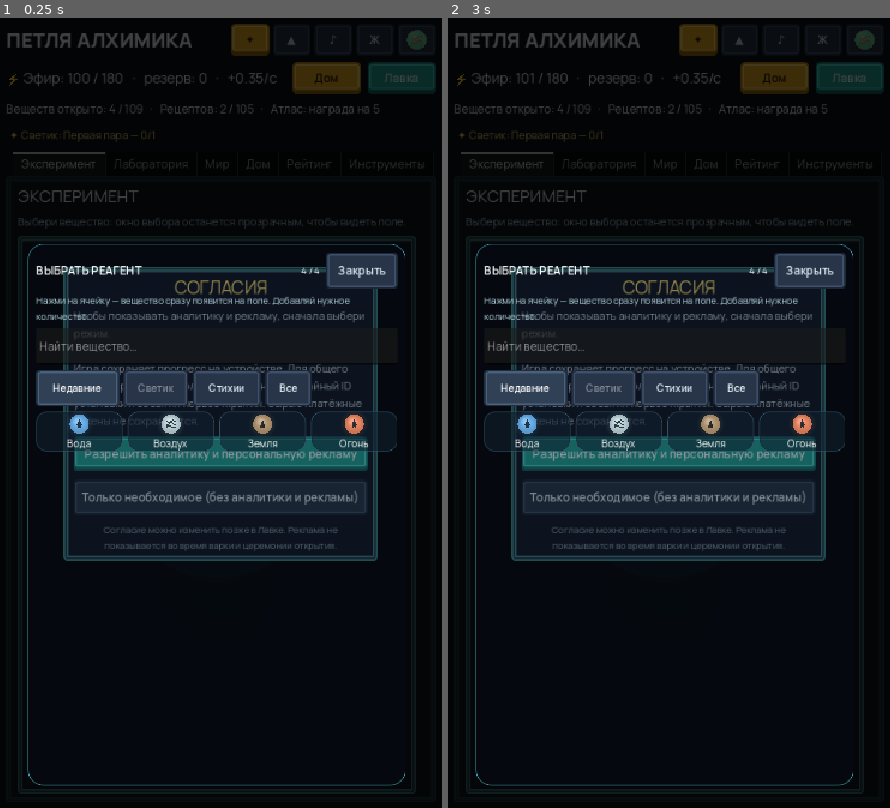
Above: before the commit, frames 1-2 (left to right).
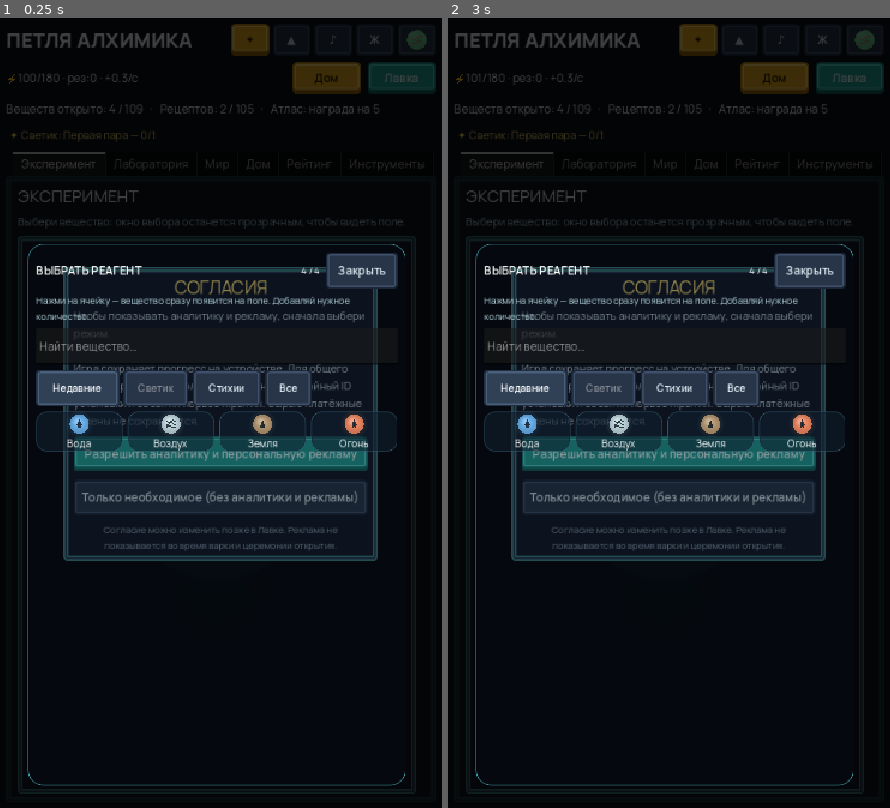
Above: after the commit, the same moments.

Repository: RedRad1sh/alchemists-loop
Game: Godot game, scene res://main.tscn
Same seed, same stepped clock (60 frames per second), same inputs: the game is played once before the commit and once after it.
Inputs (mouse positions are in pixels of both pictures, inside the frame that each line leads up to):
- Up to frame 1 (0.25 s): no input
- Up to frame 2 (3 s): click (664, 349) at 0.52 s; type "12" at 0.6 s; click "✦" at 1.25 s; click "▲" at 2 s; click "♪" at 2.75 s

The runs differ from the first frame. In frame 1, 0.2% of the frame differs, in the area x 1-63%, y 6-9%; in frame 2, 0.2%, in the area x 1-62%, y 6-9%.

Commit message:
ui: raise music volume to 0 dB, compact ether header line
- Music base volume: -6 dB → 0 dB (2x louder)
- Ether header: shorten text from "⚡ Эфир: X / Y · резерв: Z · +N.NN/с"
  to "⚡X/Y · рез:Z · +N.N/с", reduce font 17→14, disable autowrap
  to prevent line jumps and UI shifting

Diff:
--- a/alchemists-loop/autoload/sfx.gd
+++ b/alchemists-loop/autoload/sfx.gd
@@ -19,7 +19,7 @@
 		add_child(p)
 		_players.append(p)
 	_music_player = AudioStreamPlayer.new()
-	_music_player.volume_db = -6.0 + linear_to_db(maxf(music_volume, 0.001))
+	_music_player.volume_db = 0.0 + linear_to_db(maxf(music_volume, 0.001))
 	add_child(_music_player)
 	_music_player.stream = _build_music()
 	if music_on:
@@ -221,4 +221,4 @@
 
 func set_music_volume(v: float) -> void:
 	music_volume = clampf(v, 0.0, 1.0)
-	_music_player.volume_db = -6.0 + linear_to_db(maxf(music_volume, 0.001))
+	_music_player.volume_db = 0.0 + linear_to_db(maxf(music_volume, 0.001))
--- a/alchemists-loop/game/core.gd
+++ b/alchemists-loop/game/core.gd
@@ -884,7 +884,7 @@
 func _refresh_header() -> void:
 	if not is_instance_valid(_ether_label):
 		return
-	_ether_label.text = "⚡ Эфир: %d / %d   ·   резерв: %d   ·   +%.2f/с" % [ether, _max_ether(), ether_overflow, _ether_rate()]
+	_ether_label.text = "⚡%d/%d · рез:%d · +%.1f/с" % [ether, _max_ether(), ether_overflow, _ether_rate()]
 	var nxt := _next_milestone(inventory.size())
 	var atlas := ""
 	if nxt > 0:
--- a/alchemists-loop/main.gd
+++ b/alchemists-loop/main.gd
@@ -1003,8 +1003,10 @@
 	ether_row.size_flags_vertical = Control.SIZE_SHRINK_BEGIN
 	ether_row.add_theme_constant_override("separation", 8)
 	root.add_child(ether_row)
-	_engine._ether_label = _label("", 17)
+	_engine._ether_label = _label("", 14)
 	_engine._ether_label.size_flags_horizontal = Control.SIZE_EXPAND_FILL
+	_engine._ether_label.autowrap_mode = TextServer.AUTOWRAP_OFF
+	_engine._ether_label.clip_text = true
 	ether_row.add_child(_engine._ether_label)
 	var home_btn := _small_button("Дом", Vector2(82, 34), 2)
 	home_btn.tooltip_text = "Дом Светика: построй домик, обставь его, смени тему и ауру"
